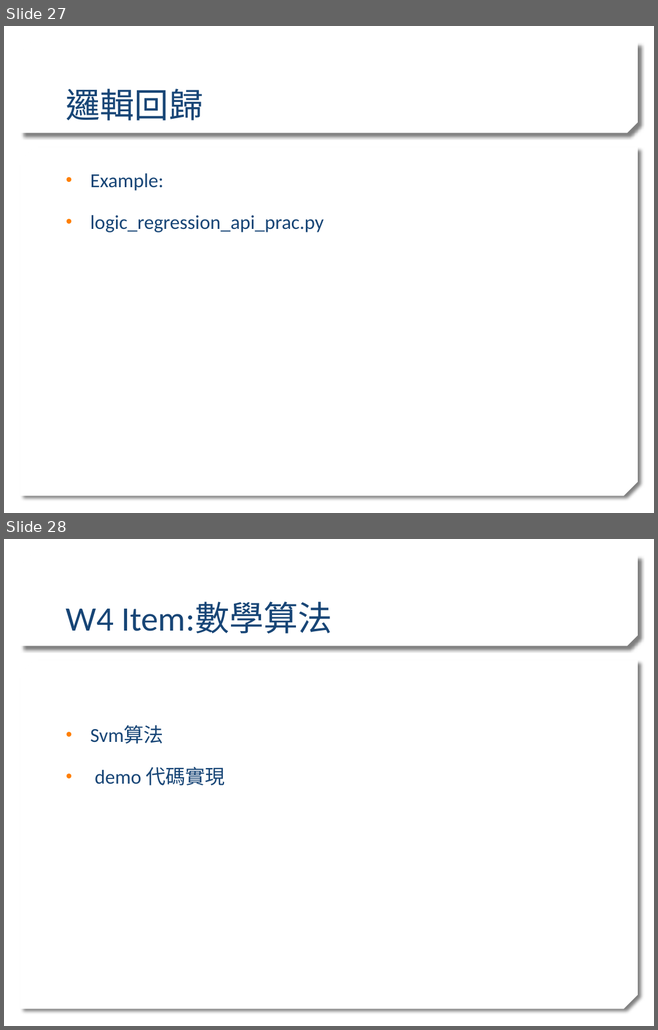
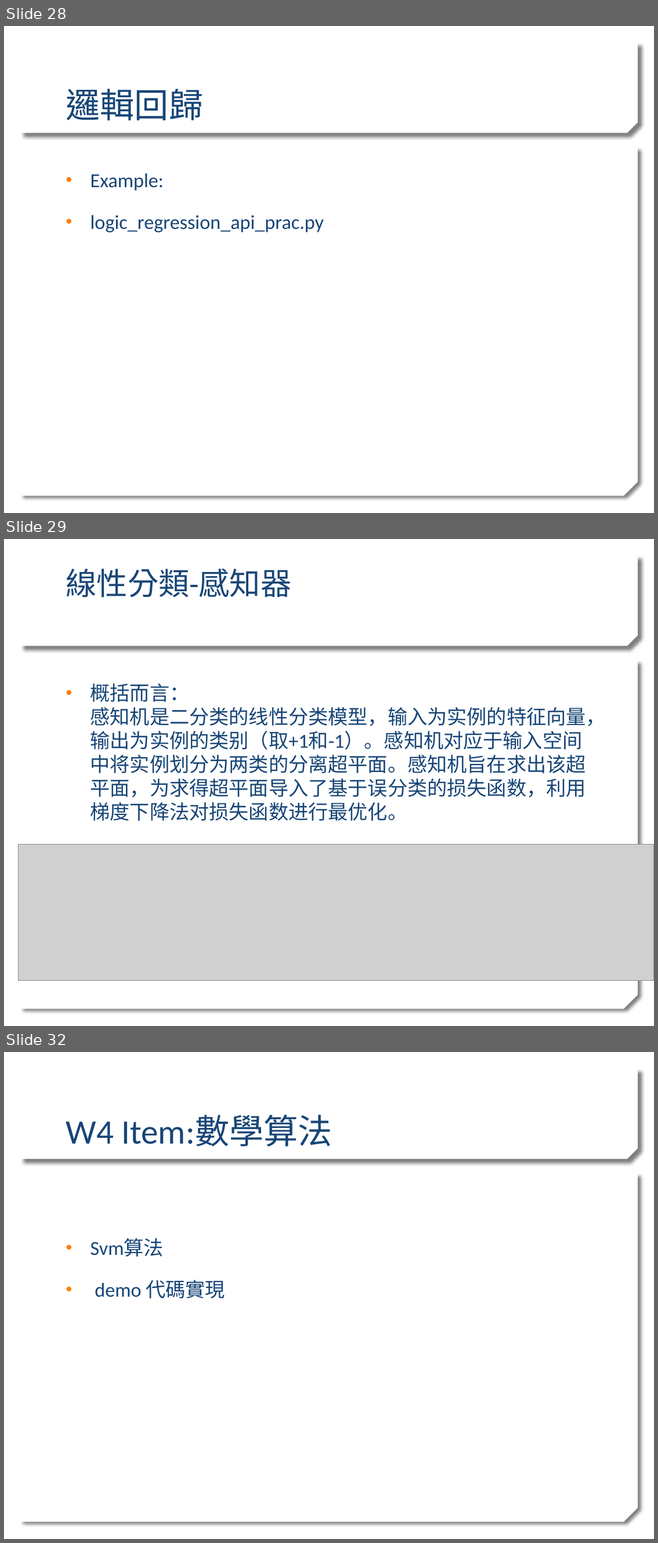
Before and after one commit to stereo720712/2020_Learn_practice_Machine_Learning, a slide deck: ml traing sean_detail.pptx. Shown one above the other, each under a label of ours: slides 27 and 28 before the commit, slides 28, 29 and 32 after it; the slides between them are not shown. The pictures are 658x1030 and 658x1543 pixels, drawn with LibreOffice and Linux fonts; fonts in the diff are those of the drawing; grey boxes stand for pictures; background and template pictures are left out. Boxes give left, top, right and bottom in pixels: in the first picture for what was removed or moved away, otherwise in the second. Text is boxed around its words. In the diff, an @@ line names an element or a change of style, - is before the commit and + after.

```diff
--- a/ml traing sean_detail.pptx
+++ b/ml traing sean_detail.pptx
@@ slide 29 added at (4, 539, 654, 1026), background picture (left out); not listed: 2 template elements that a slide beside it also shows @@
@@ title added at (66, 569, 292, 598), 34.2 pt, text #174576 @@
+線性分類-感知器
@@ text added at (90, 683, 605, 821), 22 pt, text #174576 @@
+• 概括而言：
+  感知机是二分类的线性分类模型，输入为实例的特征向量，输出为实例的类别（取+1和-1）。感知机对应于输入空间中将实例划分为两类的分离超平面。感知机旨在求出该超平面，为求得超平面导入了基于误分类的损失函数，利用梯度下降法对损失函数进行最优化。
@@ picture added at (18, 844, 654, 981) @@
@@ what was slide 27 is now slide 28 @@
@@ what was slide 28 is now slide 32 @@
```
Also in this commit, not shown: 3 other slides added, 3 other files.
